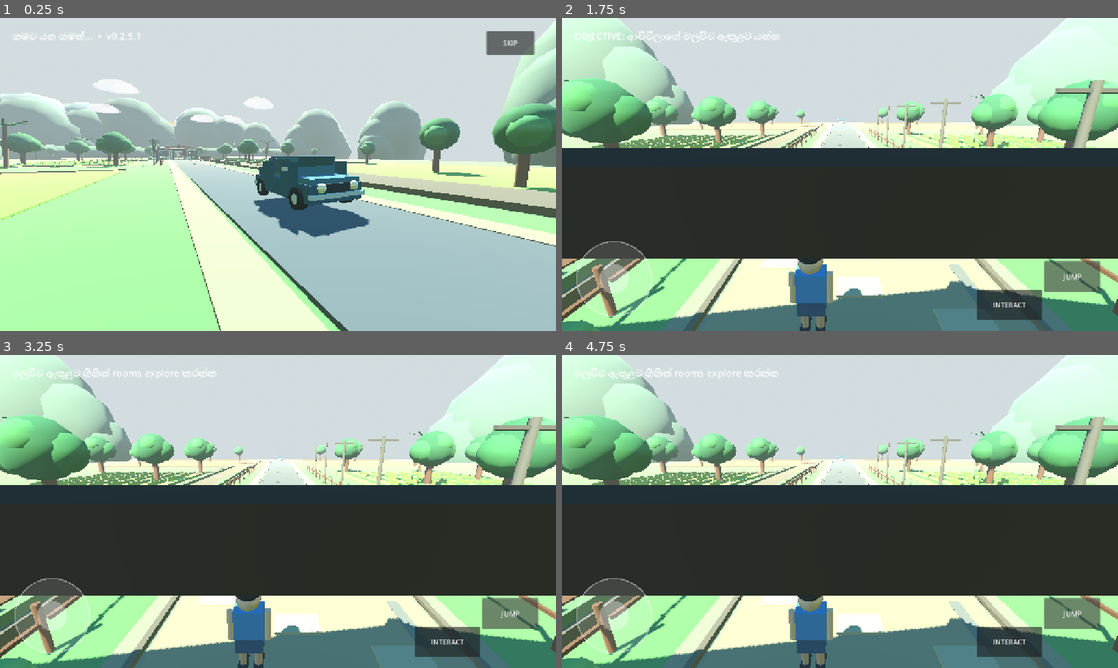
Above: before the commit, frames 1-4 (two rows, left to right).
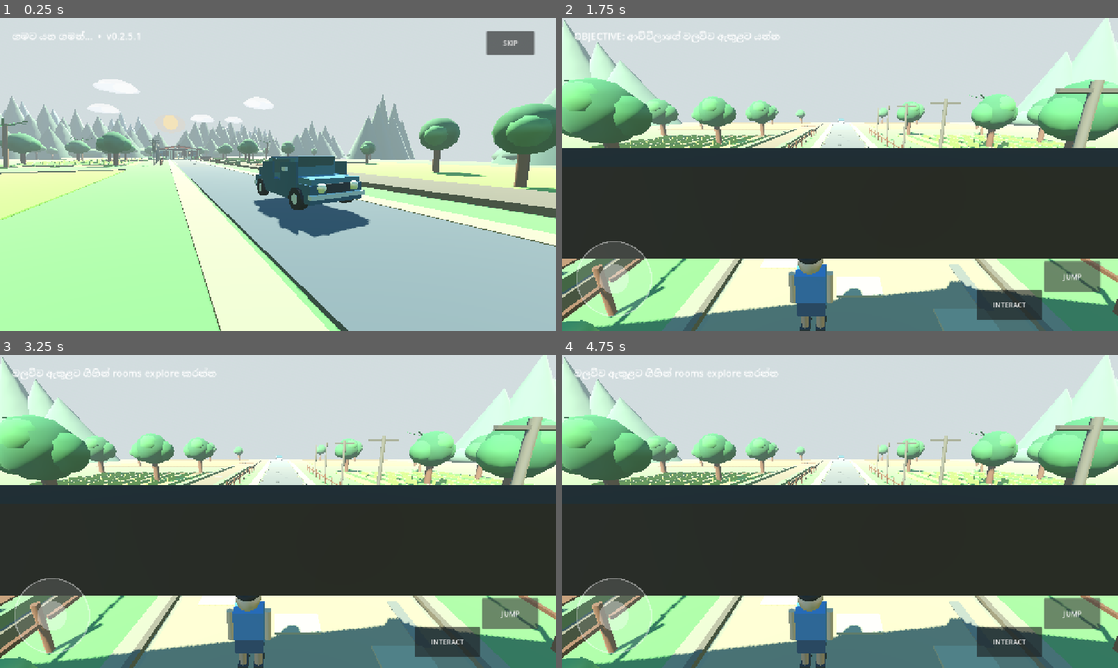
Above: after the commit, the same moments.

Repository: goldencenter432-sys/Gampiyasa
Game: Godot game, scene res://main.tscn
Two runs of this game, one before a commit and one after it. Both use one fixed random seed, a clock stepped at 60 frames per second and the inputs below.
Inputs:
- Up to frame 1 (0.25 s): no input
- Up to frame 2 (1.75 s): click "SKIP" at 0.5 s; click "JUMP" at 1.25 s
- Up to frame 3 (3.25 s): click "INTERACT" at 2 s; click "JUMP" at 2.75 s
- Up to frame 4 (4.75 s): click "INTERACT" at 3.5 s; click "JUMP" at 4.25 s

The runs differ from the first frame. In frame 1, 5.9% of the frame differs, in the area x 0-100%, y 0-48%; in frame 2, 4.3%; in frame 3, 4.3%; in frame 4, 4.3%.

Commit message:
v0.2.5.2: sharpen mountain ridges and clarify sunrise

Diff:
--- a/scripts/environment_v025.gd
+++ b/scripts/environment_v025.gd
@@ -1,10 +1,10 @@
 extends Node3D
 
-# Gam Piyasa v0.2.5.1 scenic polish.
-# More irregular mountain silhouettes, layered depth and a clearer sunrise gap.
+# Gam Piyasa v0.2.5.2 scenic polish.
+# Sharper layered mountains, a clearer sunrise gap, and warmer dawn lighting.
 
 func _ready() -> void:
-	name = "Scenery_v0_2_5_1"
+	name = "Scenery_v0_2_5_2"
 	_build_distant_mountains()
 	_build_mid_mountain_ring()
 	_build_sunrise()
@@ -16,6 +16,8 @@
 	m.roughness = 1.0
 	if unshaded:
 		m.shading_mode = BaseMaterial3D.SHADING_MODE_UNSHADED
+	if c.a < 0.999:
+		m.transparency = BaseMaterial3D.TRANSPARENCY_ALPHA
 	return m
 
 func _sphere(parent: Node, p: Vector3, r: float, c: Color, unshaded: bool = false) -> MeshInstance3D:
@@ -23,7 +25,7 @@
 	var mesh: SphereMesh = SphereMesh.new()
 	mesh.radius = r
 	mesh.height = r * 2.0
-	mesh.radial_segments = 9
+	mesh.radial_segments = 10
 	mesh.rings = 5
 	mesh.material = _mat(c, unshaded)
 	n.mesh = mesh
@@ -31,64 +33,108 @@
 	parent.add_child(n)
 	return n
 
-func _mountain_cluster(center: Vector3, base_r: float, color: Color, layer_scale: float) -> void:
+func _cone(parent: Node, p: Vector3, radius: float, height: float, c: Color, sides: int = 7) -> MeshInstance3D:
+	var n: MeshInstance3D = MeshInstance3D.new()
+	var mesh: CylinderMesh = CylinderMesh.new()
+	mesh.top_radius = 0.0
+	mesh.bottom_radius = radius
+	mesh.height = height
+	mesh.radial_segments = sides
+	mesh.material = _mat(c)
+	n.mesh = mesh
+	n.position = p
+	parent.add_child(n)
+	return n
+
+func _mountain_ridge(center: Vector3, base_r: float, base_h: float, color: Color, depth_scale: float) -> void:
 	var root: Node3D = Node3D.new()
 	root.position = center
 	add_child(root)
 
-	# Multiple overlapping low-poly forms create a ridge instead of one smooth blob.
-	var pieces: Array[Vector4] = [
-		Vector4(-0.85,0.05,0.72,1.10),
-		Vector4(-0.38,0.28,0.92,1.22),
-		Vector4(0.05,0.52,1.00,1.35),
-		Vector4(0.42,0.30,0.88,1.18),
-		Vector4(0.82,0.08,0.68,1.05)
+	# Pointed overlapping peaks produce a stronger Sri Lankan hill-country silhouette.
+	var offsets: Array[Vector3] = [
+		Vector3(-1.45,0.00,0.0),
+		Vector3(-0.82,0.05,1.6),
+		Vector3(-0.28,0.08,-0.8),
+		Vector3(0.32,0.10,1.2),
+		Vector3(0.90,0.04,-0.6),
+		Vector3(1.48,0.00,1.0)
 	]
-	for i: int in range(pieces.size()):
-		var p: Vector4 = pieces[i]
-		var part: MeshInstance3D = _sphere(root, Vector3(p.x*base_r, p.y*base_r, float(i%2)*1.7), base_r*p.z, color)
-		part.scale = Vector3(1.05 + float(i%2)*0.08, p.w*layer_scale, 0.66 + float(i%3)*0.04)
+	for i: int in range(offsets.size()):
+		var off: Vector3 = offsets[i]
+		var height_mul: float = 0.72 + float((i * 3) % 5) * 0.10
+		var radius_mul: float = 0.78 + float(i % 3) * 0.08
+		var peak: MeshInstance3D = _cone(
+			root,
+			Vector3(off.x * base_r * 0.72, base_h * height_mul * 0.48, off.z),
+			base_r * radius_mul,
+			base_h * height_mul,
+			color,
+			6 + (i % 3)
+		)
+		peak.scale.z = depth_scale
+
+	# Low rounded foot-hills merge the pointed peaks into one ridge.
+	for j: int in range(4):
+		var foot: MeshInstance3D = _sphere(
+			root,
+			Vector3((-1.10 + float(j)*0.72)*base_r, 1.8, 2.0 + float(j%2)*1.6),
+			base_r*0.70,
+			color
+		)
+		foot.scale = Vector3(1.15,0.30,depth_scale)
 
 func _build_distant_mountains() -> void:
 	var distant: Array[Vector3] = [
-		Vector3(-100,8,165),Vector3(-67,10,170),Vector3(-34,12,173),
-		Vector3(34,12,173),Vector3(67,10,170),Vector3(100,8,165)
+		Vector3(-104,0,169),Vector3(-72,0,174),Vector3(-40,0,177),
+		Vector3(40,0,177),Vector3(72,0,174),Vector3(104,0,169)
 	]
 	for i: int in range(distant.size()):
-		_mountain_cluster(distant[i], 24.0 + float(i%3)*3.0, Color("6c7f79"), 0.74)
+		_mountain_ridge(
+			distant[i],
+			18.0 + float(i%3)*2.0,
+			38.0 + float(i%2)*5.0,
+			Color("73837f"),
+			0.68
+		)
 
 func _build_mid_mountain_ring() -> void:
 	var centers: Array[Vector3] = [
-		Vector3(-85,5,125),Vector3(-55,6,132),Vector3(-28,7,136),
-		# leave a central sunrise gap around x=0
-		Vector3(30,7,136),Vector3(58,6,132),Vector3(86,5,124),
-		Vector3(-120,4,65),Vector3(120,4,68),
-		Vector3(-124,4,-5),Vector3(124,4,-2),
-		Vector3(-102,4,-78),Vector3(104,4,-76)
+		Vector3(-91,0,126),Vector3(-62,0,134),Vector3(-35,0,139),
+		# Deliberate central gap for sunrise.
+		Vector3(36,0,139),Vector3(63,0,134),Vector3(92,0,126),
+		Vector3(-122,0,70),Vector3(123,0,72),
+		Vector3(-127,0,2),Vector3(127,0,5),
+		Vector3(-108,0,-76),Vector3(109,0,-74)
 	]
 	for i: int in range(centers.size()):
-		var col: Color = Color("496552") if i < 6 else Color("536d59")
-		_mountain_cluster(centers[i], 20.0 + float(i%4)*2.5, col, 0.82)
+		var col: Color = Color("47624f") if i < 6 else Color("506b57")
+		_mountain_ridge(
+			centers[i],
+			16.5 + float(i%4)*1.9,
+			31.0 + float(i%3)*4.0,
+			col,
+			0.72
+		)
 
 func _build_sunrise() -> void:
-	var sun: MeshInstance3D = _sphere(self, Vector3(0.0,29.0,147.0), 6.3, Color("ffd36e"), true)
-	sun.scale = Vector3(1.0,1.0,0.30)
+	# Large sun placed in the intentional mountain gap.
+	var sun: MeshInstance3D = _sphere(self, Vector3(0.0,34.0,145.0), 7.0, Color("ffd06a"), true)
+	sun.scale = Vector3(1.0,1.0,0.28)
 
-	# Soft orange halo behind the sun.
-	var halo: MeshInstance3D = _sphere(self, Vector3(0.0,28.0,148.5), 10.0, Color(1.0,0.73,0.32,0.24), true)
-	var hm: StandardMaterial3D = halo.mesh.material
-	hm.transparency = BaseMaterial3D.TRANSPARENCY_ALPHA
-	halo.scale = Vector3(1.15,0.75,0.20)
+	var halo: MeshInstance3D = _sphere(self, Vector3(0.0,33.0,146.5), 13.0, Color(1.0,0.63,0.22,0.22), true)
+	halo.scale = Vector3(1.10,0.72,0.18)
 
 	var glow: OmniLight3D = OmniLight3D.new()
-	glow.position = Vector3(0.0,22.0,95.0)
-	glow.light_color = Color("ffbd70")
-	glow.light_energy = 2.0
-	glow.omni_range = 78.0
+	glow.position = Vector3(0.0,24.0,92.0)
+	glow.light_color = Color("ffb96a")
+	glow.light_energy = 2.4
+	glow.omni_range = 86.0
 	add_child(glow)
 
 func _build_foreground_ridges() -> void:
+	# Darker low ridges add parallax and stop the horizon looking flat.
 	for i: int in range(10):
-		var x: float = -92.0 + float(i)*20.5
-		var ridge: MeshInstance3D = _sphere(self, Vector3(x,3.0,105.0+float(i%2)*4.0), 14.0, Color("3f5f47"))
-		ridge.scale = Vector3(1.30,0.42,0.72)
+		var x: float = -94.0 + float(i)*20.8
+		var ridge: MeshInstance3D = _cone(self, Vector3(x,8.0,106.0+float(i%2)*4.5), 15.0, 20.0+float(i%3)*3.0, Color("3e5c45"), 7)
+		ridge.scale.z = 0.70
